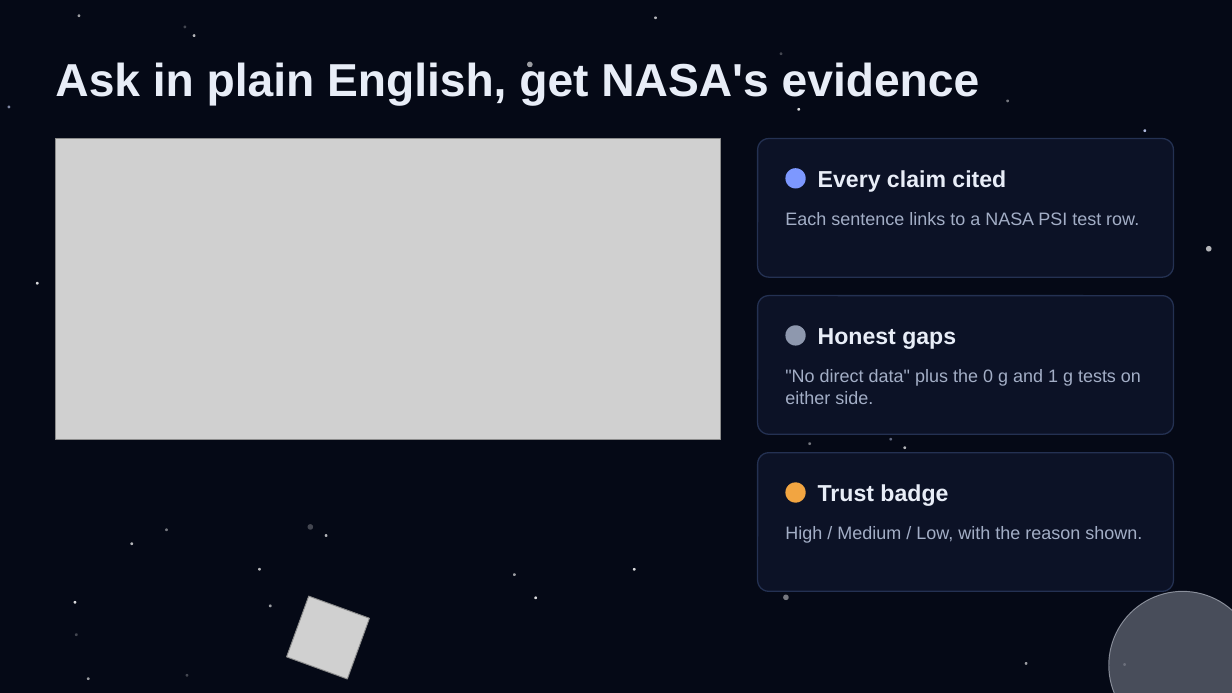
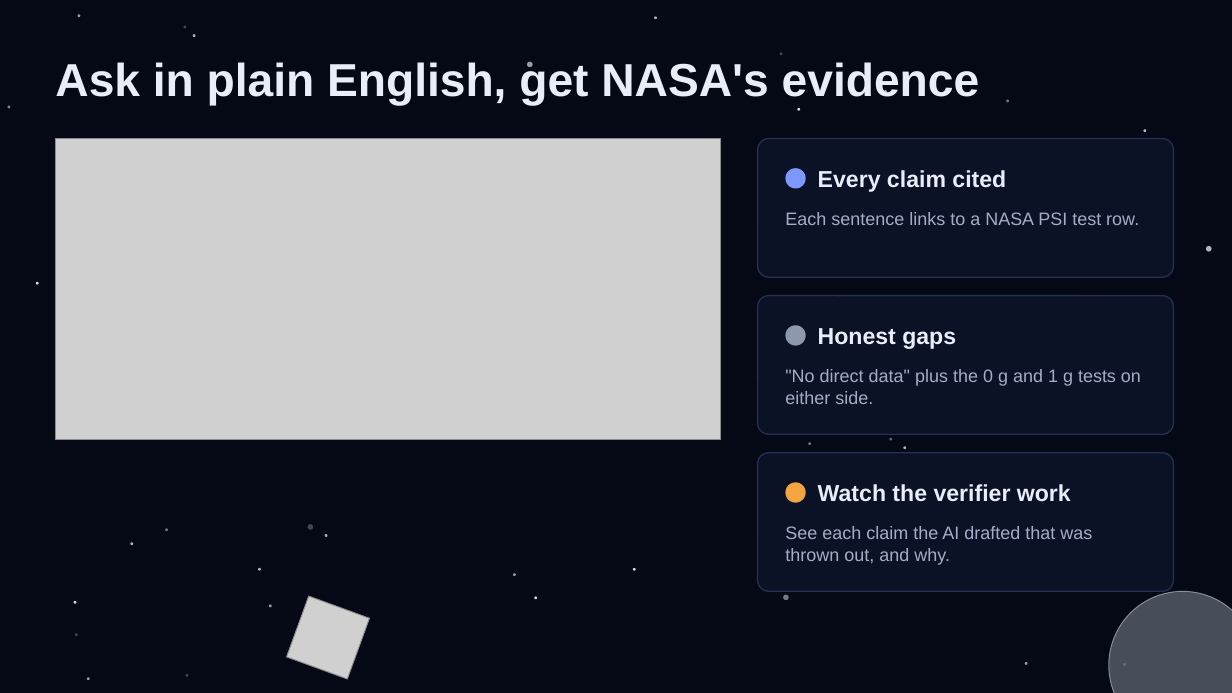
Before and after one commit to ManeeshJupalle/Deep-Dish-Orbit, a slide deck: slide 3 of story/FlameCheck_Slides.pptx. Drawn at 1232x693 pixels with LibreOffice and Linux fonts; fonts in the diff are those of the drawing; grey boxes stand for pictures. Boxes give left, top, right and bottom in pixels: in the first picture for what was removed or moved away, otherwise in the second. Text is boxed around its words. In the diff, an @@ line names an element or a change of style, - is before the commit and + after.

```diff
--- a/story/FlameCheck_Slides.pptx
+++ b/story/FlameCheck_Slides.pptx
@@ text at [818, 484, 1071, 502]: text changed @@
-Trust badge
+Watch the verifier work
@@ text at [785, 526, 1092, 565]: text changed @@
-High / Medium / Low, with the reason shown.
+See each claim the AI drafted that was thrown out, and why.
```
Also in this commit, not shown: 3 other slides changed, 2 other files.
